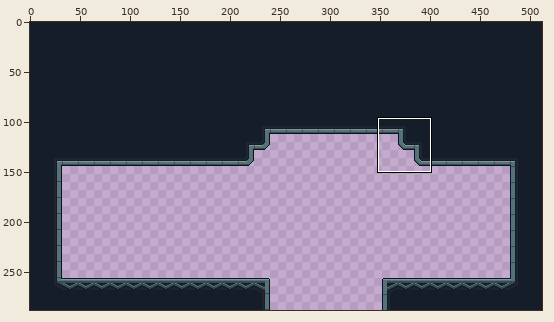
Sprite sheet -- assets/maps/3/terrain.png. Above: a wide view before the commit, with the close-up outlined.
Close-up. Earlier state:
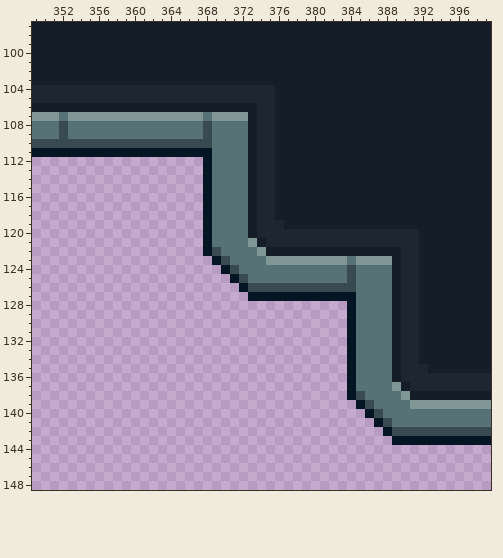
The file is 512x288 pixels. Shown: x 349..399, y 97..148.
After the commit:
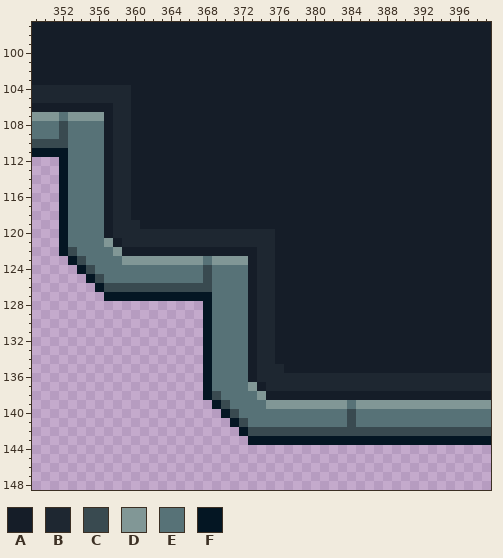
Palette (. is transparent): A #151d28  B #1e2731  C #394a50  D #819796  E #577277  F #041623
Change:
@@ x 349..399 @@
 103 AAAAAAAAAAAAAAAAAAAAAAAAAAAAAAAAAAAAAAAAAAAAAAAAAAA
-104 BBBBBBBBBBBBBBBBBBBBBBBBBBBAAAAAAAAAAAAAAAAAAAAAAAA
-105 BBBBBBBBBBBBBBBBBBBBBBBBBBBAAAAAAAAAAAAAAAAAAAAAAAA
-106 AAAAAAAAAAAAAAAAAAAAAAAAABBAAAAAAAAAAAAAAAAAAAAAAAA
-107 DDDEDDDDDDDDDDDDDDDEDDDDABBAAAAAAAAAAAAAAAAAAAAAAAA
-108 EEECEEEEEEEEEEEEEEECEEEEABBAAAAAAAAAAAAAAAAAAAAAAAA
-109 EEECEEEEEEEEEEEEEEECEEEEABBAAAAAAAAAAAAAAAAAAAAAAAA
-110 CCCCCCCCCCCCCCCCCCCCEEEEABBAAAAAAAAAAAAAAAAAAAAAAAA
-111 FFFFFFFFFFFFFFFFFFFFEEEEABBAAAAAAAAAAAAAAAAAAAAAAAA
-112 ...................FEEEEABBAAAAAAAAAAAAAAAAAAAAAAAA
-113 ...................FEEEEABBAAAAAAAAAAAAAAAAAAAAAAAA
-114 ...................FEEEEABBAAAAAAAAAAAAAAAAAAAAAAAA
-115 ...................FEEEEABBAAAAAAAAAAAAAAAAAAAAAAAA
-116 ...................FEEEEABBAAAAAAAAAAAAAAAAAAAAAAAA
-117 ...................FEEEEABBAAAAAAAAAAAAAAAAAAAAAAAA
-118 ...................FEEEEABBAAAAAAAAAAAAAAAAAAAAAAAA
-119 ...................FEEEEABBBAAAAAAAAAAAAAAAAAAAAAAA
-120 ...................FEEEEABBBBBBBBBBBBBBBBBBAAAAAAAA
-121 ...................FEEEEDABBBBBBBBBBBBBBBBBAAAAAAAA
-122 ...................FCEEEEDAAAAAAAAAAAAAAABBAAAAAAAA
-123 ....................FCEEEEDDDDDDDDDEDDDDABBAAAAAAAA
-124 .....................FCEEEEEEEEEEEECEEEEABBAAAAAAAA
-125 ......................FCEEEEEEEEEEECEEEEABBAAAAAAAA
-126 .......................FCCCCCCCCCCCCEEEEABBAAAAAAAA
-127 ........................FFFFFFFFFFFFEEEEABBAAAAAAAA
-128 ...................................FEEEEABBAAAAAAAA
-129 ...................................FEEEEABBAAAAAAAA
-130 ...................................FEEEEABBAAAAAAAA
-131 ...................................FEEEEABBAAAAAAAA
-132 ...................................FEEEEABBAAAAAAAA
-133 ...................................FEEEEABBAAAAAAAA
-134 ...................................FEEEEABBAAAAAAAA
-135 ...................................FEEEEABBBAAAAAAA
-136 ...................................FEEEEABBBBBBBBBB
-137 ...................................FEEEEDABBBBBBBBB
-138 ...................................FCEEEEDAAAAAAAAA
-139 ....................................FCEEEEDDDDDDDDD
-140 .....................................FCEEEEEEEEEEEE
-141 ......................................FCEEEEEEEEEEE
-142 .......................................FCCCCCCCCCCC
-143 ........................................FFFFFFFFFFF
+104 BBBBBBBBBBBAAAAAAAAAAAAAAAAAAAAAAAAAAAAAAAAAAAAAAAA
+105 BBBBBBBBBBBAAAAAAAAAAAAAAAAAAAAAAAAAAAAAAAAAAAAAAAA
+106 AAAAAAAAABBAAAAAAAAAAAAAAAAAAAAAAAAAAAAAAAAAAAAAAAA
+107 DDDEDDDDABBAAAAAAAAAAAAAAAAAAAAAAAAAAAAAAAAAAAAAAAA
+108 EEECEEEEABBAAAAAAAAAAAAAAAAAAAAAAAAAAAAAAAAAAAAAAAA
+109 EEECEEEEABBAAAAAAAAAAAAAAAAAAAAAAAAAAAAAAAAAAAAAAAA
+110 CCCCEEEEABBAAAAAAAAAAAAAAAAAAAAAAAAAAAAAAAAAAAAAAAA
+111 FFFFEEEEABBAAAAAAAAAAAAAAAAAAAAAAAAAAAAAAAAAAAAAAAA
+112 ...FEEEEABBAAAAAAAAAAAAAAAAAAAAAAAAAAAAAAAAAAAAAAAA
+113 ...FEEEEABBAAAAAAAAAAAAAAAAAAAAAAAAAAAAAAAAAAAAAAAA
+114 ...FEEEEABBAAAAAAAAAAAAAAAAAAAAAAAAAAAAAAAAAAAAAAAA
+115 ...FEEEEABBAAAAAAAAAAAAAAAAAAAAAAAAAAAAAAAAAAAAAAAA
+116 ...FEEEEABBAAAAAAAAAAAAAAAAAAAAAAAAAAAAAAAAAAAAAAAA
+117 ...FEEEEABBAAAAAAAAAAAAAAAAAAAAAAAAAAAAAAAAAAAAAAAA
+118 ...FEEEEABBAAAAAAAAAAAAAAAAAAAAAAAAAAAAAAAAAAAAAAAA
+119 ...FEEEEABBBAAAAAAAAAAAAAAAAAAAAAAAAAAAAAAAAAAAAAAA
+120 ...FEEEEABBBBBBBBBBBBBBBBBBAAAAAAAAAAAAAAAAAAAAAAAA
+121 ...FEEEEDABBBBBBBBBBBBBBBBBAAAAAAAAAAAAAAAAAAAAAAAA
+122 ...FCEEEEDAAAAAAAAAAAAAAABBAAAAAAAAAAAAAAAAAAAAAAAA
+123 ....FCEEEEDDDDDDDDDEDDDDABBAAAAAAAAAAAAAAAAAAAAAAAA
+124 .....FCEEEEEEEEEEEECEEEEABBAAAAAAAAAAAAAAAAAAAAAAAA
+125 ......FCEEEEEEEEEEECEEEEABBAAAAAAAAAAAAAAAAAAAAAAAA
+126 .......FCCCCCCCCCCCCEEEEABBAAAAAAAAAAAAAAAAAAAAAAAA
+127 ........FFFFFFFFFFFFEEEEABBAAAAAAAAAAAAAAAAAAAAAAAA
+128 ...................FEEEEABBAAAAAAAAAAAAAAAAAAAAAAAA
+129 ...................FEEEEABBAAAAAAAAAAAAAAAAAAAAAAAA
+130 ...................FEEEEABBAAAAAAAAAAAAAAAAAAAAAAAA
+131 ...................FEEEEABBAAAAAAAAAAAAAAAAAAAAAAAA
+132 ...................FEEEEABBAAAAAAAAAAAAAAAAAAAAAAAA
+133 ...................FEEEEABBAAAAAAAAAAAAAAAAAAAAAAAA
+134 ...................FEEEEABBAAAAAAAAAAAAAAAAAAAAAAAA
+135 ...................FEEEEABBBAAAAAAAAAAAAAAAAAAAAAAA
+136 ...................FEEEEABBBBBBBBBBBBBBBBBBBBBBBBBB
+137 ...................FEEEEDABBBBBBBBBBBBBBBBBBBBBBBBB
+138 ...................FCEEEEDAAAAAAAAAAAAAAAAAAAAAAAAA
+139 ....................FCEEEEDDDDDDDDDEDDDDDDDDDDDDDDD
+140 .....................FCEEEEEEEEEEEECEEEEEEEEEEEEEEE
+141 ......................FCEEEEEEEEEEECEEEEEEEEEEEEEEE
+142 .......................FCCCCCCCCCCCCCCCCCCCCCCCCCCC
+143 ........................FFFFFFFFFFFFFFFFFFFFFFFFFFF
 144 ...................................................
Boxes around the changes in both close-ups, in picture pixels (x1, y1, x2, y2):
changed: (59, 85, 428, 445)
